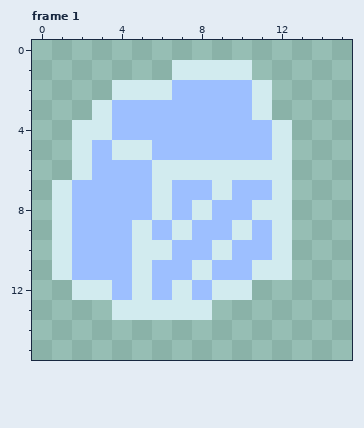
Two states of a pixel-art file, entities/effects/ice block/ice_block.aseprite. Above, as it was before the edit.
16x16 pixels, 2 frames. Shown: frame 1. The commit also changed other frames, which this record leaves out.
Now the later version:
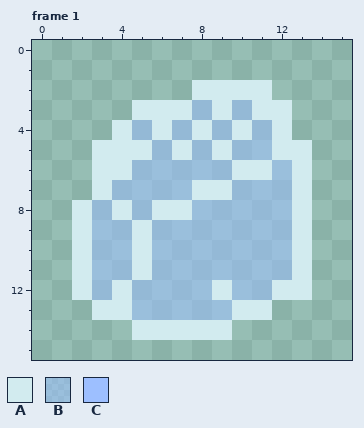
Palette (. is transparent): A #d2ebef  B #9dbfff87  C #9dbfff
The edit:
Changed rows in their new state; - is an unchanged pixel.
Frame 1, layer "Layer 1":
first column x 1:
 1 ------....---
 2 ---....AAA---
 3 --..AAABAB-A-
 4 -..ABABABAB--
 5 -.A--BABABB-A
 6 -.AABBBBB--BA
 7 ..ABBBBA-BBBA
 8 .ABAB-ABBBBBA
 9 .ABB-BBBBBBBA
10 .ABB-BBBBBBBA
11 .ABB-BBBBBBBA
12 --BABBBB-BBAA
13 --A-BBBBBAA--
14 ----AAAAA----
Boxes around the changes in both pictures, in picture pixels (x1, y1, x2, y2):
changed: (52, 60, 312, 340)
